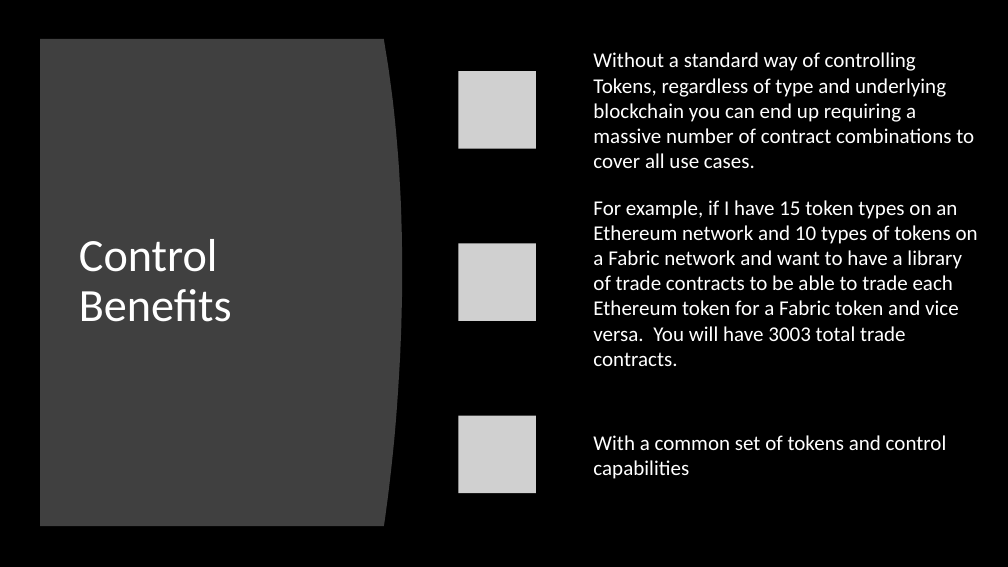
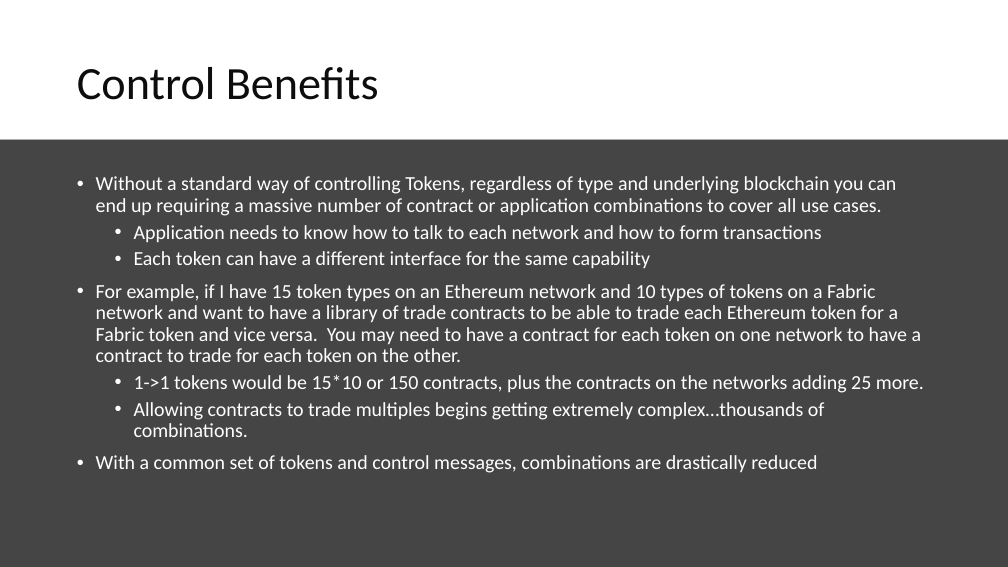
Before and after one commit to vipinsun/TokenTaxonomyFramework-pub, a slide deck: slide 14 of presentations/tokens-smokens-v2.pptx. Drawn at 1008x567 pixels with LibreOffice and Linux fonts; fonts in the diff are those of the drawing; grey boxes stand for pictures. Boxes give left, top, right and bottom in pixels: in the first picture for what was removed or moved away, otherwise in the second. Text is boxed around its words. In the diff, an @@ line names an element or a change of style, - is before the commit and + after.

Commit message:
Update tokens-smokens-v2.pptx
Fixed contract combinations slide

```diff
--- a/presentations/tokens-smokens-v2.pptx
+++ b/presentations/tokens-smokens-v2.pptx
@@ background #000000 to #454545 @@
@@ rectangle added at [0, 0, 1008, 140], fill #FFFFFF @@
@@ freeform shape removed at [40, 39, 402, 526] @@
@@ title "Control Benefits": place and size @@
-title "Control Benefits" at [79, 239, 232, 322]
+title "Control Benefits" at [77, 67, 379, 100]
@@ title "Control Benefits" at [77, 67, 379, 100]: text colour #FFFFFF to #0D0D0D @@
@@ rectangle added at [0, 140, 1008, 567], fill #454545 @@
@@ text added at [96, 176, 924, 473], 19 pt, text #FFFFFF @@
+• Without a standard way of controlling Tokens, regardless of type and underlying blockchain you can end up requiring a massive number of contract or application combinations to cover all use cases.
+  • Application needs to know how to talk to each network and how to form transactions
+  • Each token can have a different interface for the same capability
+• For example, if I have 15 token types on an Ethereum network and 10 types of tokens on a Fabric network and want to have a library of trade contracts to be able to trade each Ethereum token for a Fabric token and vice versa. You may need to have a contract for each token on one network to have a contract to trade for each token on the other.
+  • 1->1 tokens would be 15*10 or 150 contracts, plus the contracts on the networks adding 25 more.
+  • Allowing contracts to trade multiples begins getting extremely complex…thousands of combinations.
+• With a common set of tokens and control messages, combinations are drastically reduced
@@ group removed at [416, 39, 1008, 525]: 3 rounded rectangles, 3 pictures, 3 texts @@
-Without a standard way of controlling Tokens, regardless of type and underlying blockchain you can end up requiring a massive number of contract combinations to cover all use cases.
-For example, if I have 15 token types on an Ethereum network and 10 types of tokens on a Fabric network and want to have a library of trade contracts to be able to trade each Ethereum token for a Fabric token and vice versa. You will have 3003 total trade contracts.
-With a common set of tokens and control capabilities
```
